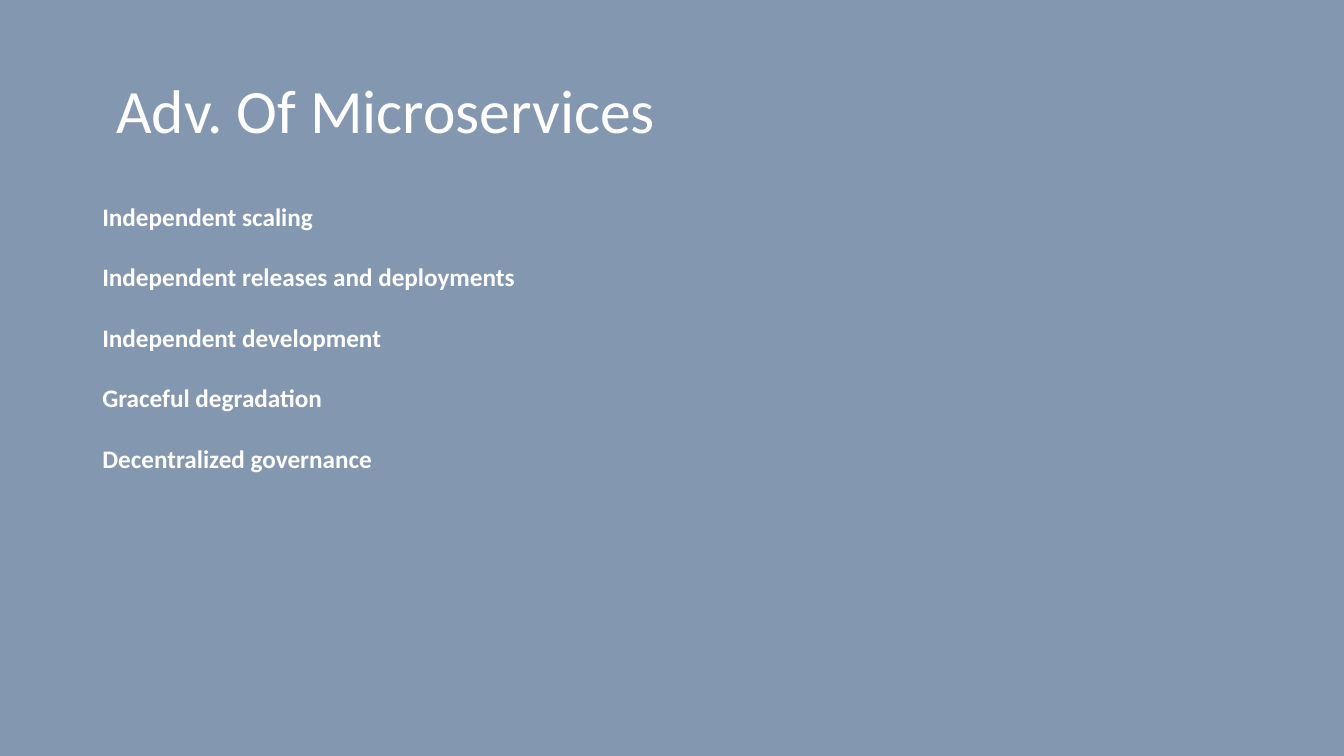
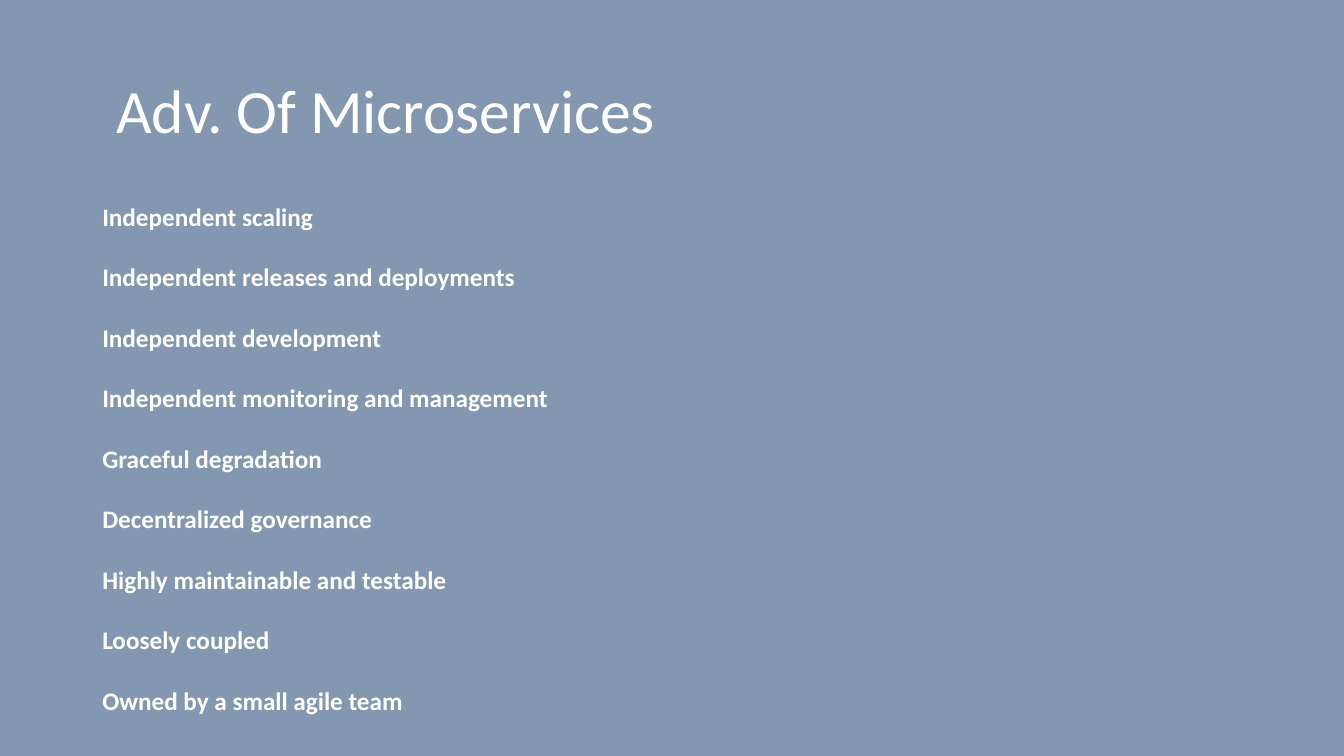
Before and after one commit to vilasvarghese/microservices, a slide deck: slide 13 of training/day1/1MicroservicesDay1.pptx (slide 15 before the commit). Drawn at 1344x756 pixels with LibreOffice and Linux fonts; fonts in the diff are those of the drawing. Boxes give left, top, right and bottom in pixels: in the first picture for what was removed or moved away, otherwise in the second. Text is boxed around its words. In the diff, an @@ line names an element or a change of style, - is before the commit and + after.

```diff
--- a/training/day1/1MicroservicesDay1.pptx
+++ b/training/day1/1MicroservicesDay1.pptx
@@ text at (102, 389, 547, 411): paragraph added @@
+Independent monitoring and management
@@ text at (102, 571, 446, 714): paragraphs added @@
+Highly maintainable and testable
+Loosely coupled
+Owned by a small agile team
```
Also in this commit, not shown: 11 other slides changed, 2 slides added, 2 slides removed, 15 other files.
